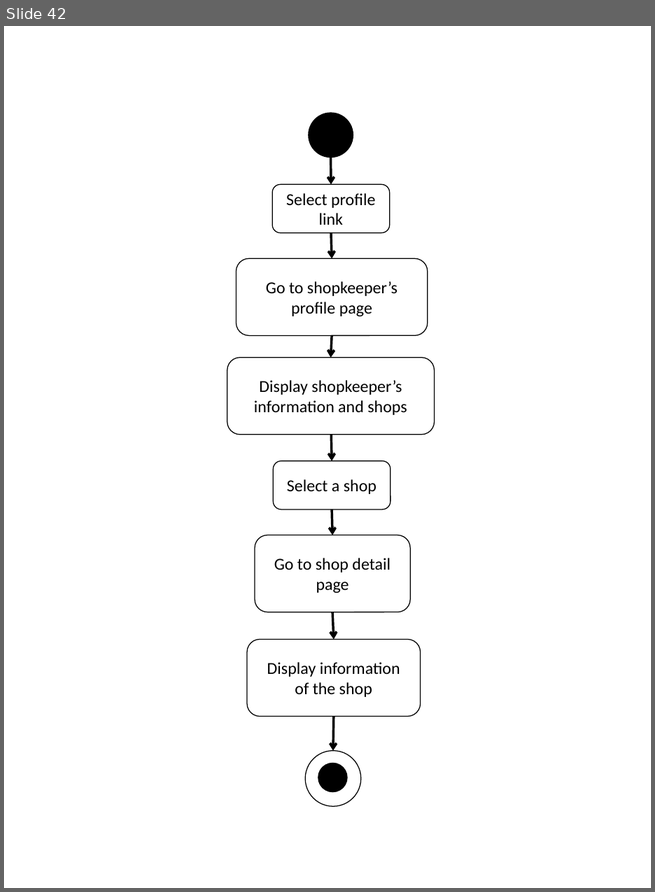
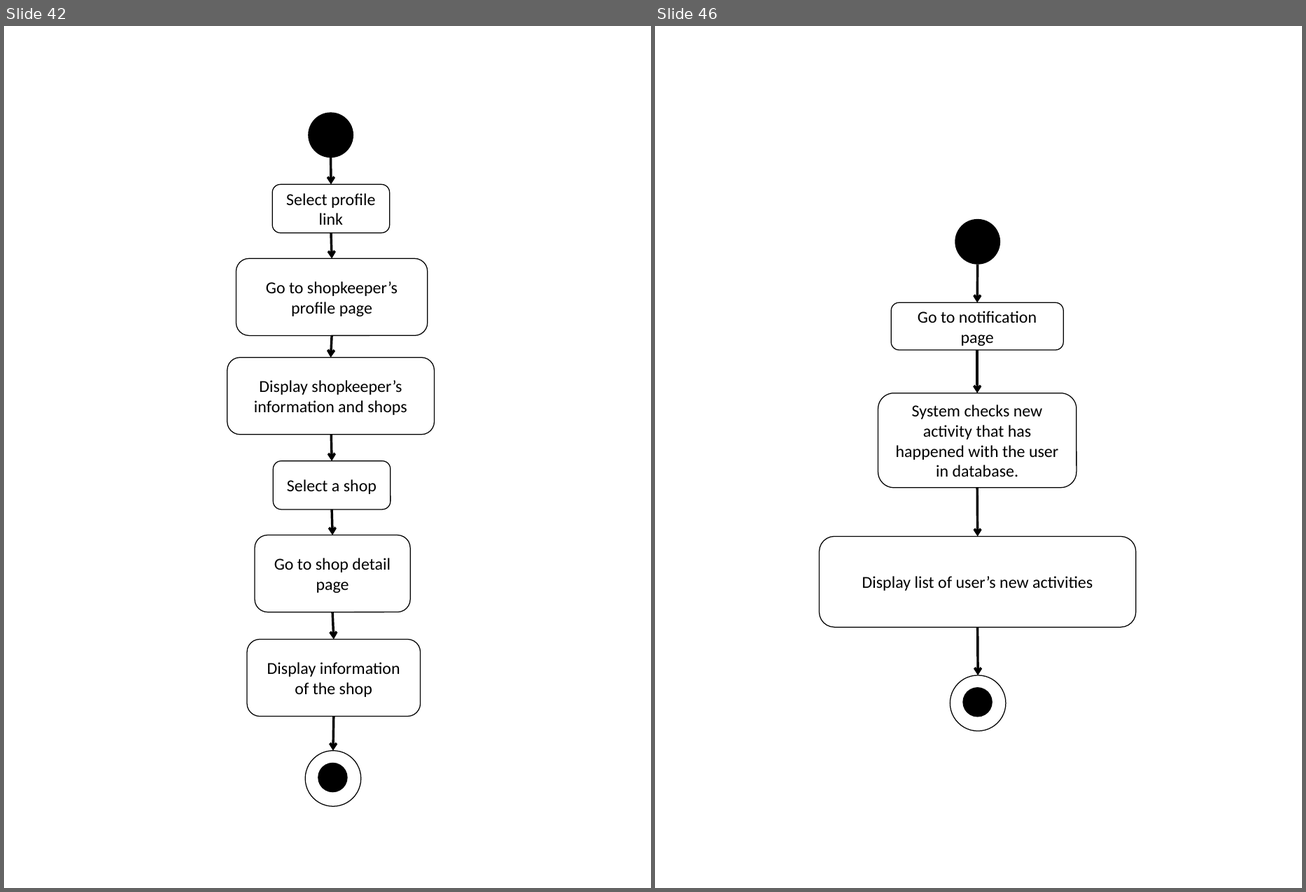
Before and after one commit to asciidaitoon/HanDIYcraft, a slide deck: SRS/AD mob.pptx. Shown side by side, each under a label of ours: slide 42 before the commit, slides 42 and 46 after it; the slides between them are not shown. The pictures are 655x892 and 1306x892 pixels, drawn with LibreOffice and Linux fonts; fonts in the diff are those of the drawing. Boxes give left, top, right and bottom in pixels: in the first picture for what was removed or moved away, otherwise in the second. Text is boxed around its words. In the diff, an @@ line names an element or a change of style, - is before the commit and + after.

Commit message:
28.11.2014
Update
SRS :
URSs >>> W-URS-37, W-URS-38, M-URS-45, M-URS-46
SRSs >>> W-SRS-73, W-SRS-74, M-SRS-91, M-SRS-92
Activity D. >>> W-AD-34, W-AD-35, M-AD-42, M-AD-43
TR : USR/SRS (both web and mobile)

```diff
--- a/SRS/AD mob.pptx
+++ b/SRS/AD mob.pptx
@@ slide 46 added at box(655, 26, 1302, 888), background #FFFFFF @@
@@ ellipse added at box(955, 219, 1001, 265), fill #000000 @@
@@ arrow added from (978, 265) to (978, 302), #000000 2 pt @@
@@ rounded rectangle added at box(892, 302, 1064, 350), fill #FFFFFF, outline #000000 0.75 pt, 14 pt, text #000000 @@
+Go to notification page
@@ arrow added from (978, 350) to (978, 394), #000000 2 pt @@
@@ rounded rectangle added at box(878, 394, 1076, 488), fill #FFFFFF, outline #000000 0.75 pt, 14 pt, text #000000 @@
+System checks new activity that has happened with the user in database.
@@ arrow added from (978, 488) to (978, 536), #000000 2 pt @@
@@ rounded rectangle added at box(819, 536, 1135, 627), fill #FFFFFF, outline #000000 0.75 pt, 14 pt, text #000000 @@
+Display list of user’s new activities
@@ arrow added from (978, 627) to (978, 676), #000000 2 pt @@
@@ ellipse added at box(950, 676, 1006, 732), fill #FFFFFF, outline #000000 0.75 pt @@
@@ ellipse added at box(963, 688, 992, 717), fill #000000 @@
```
Also in this commit, not shown: 2 slides changed, 4 other slides added, 59 other files.
